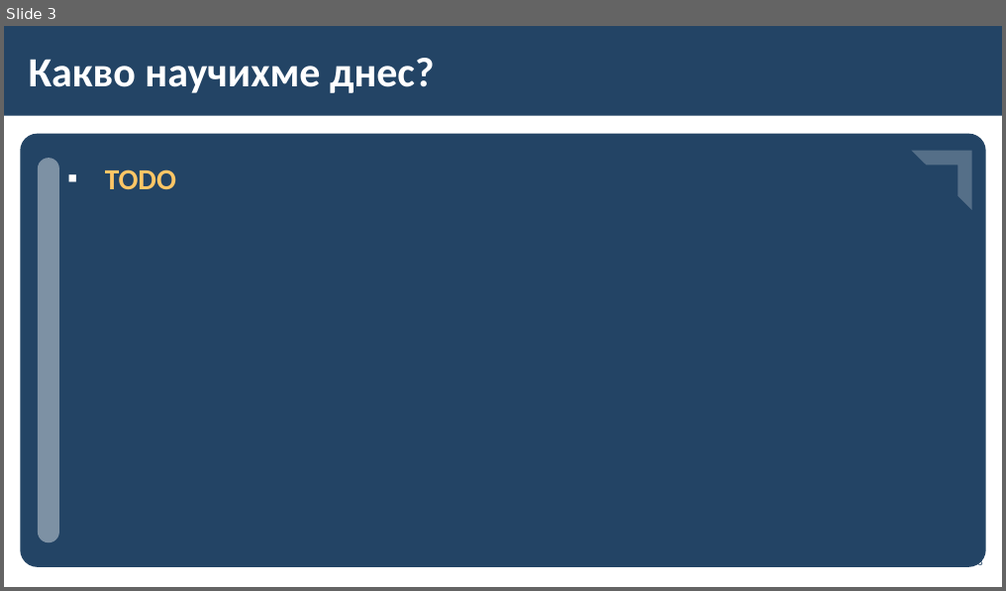
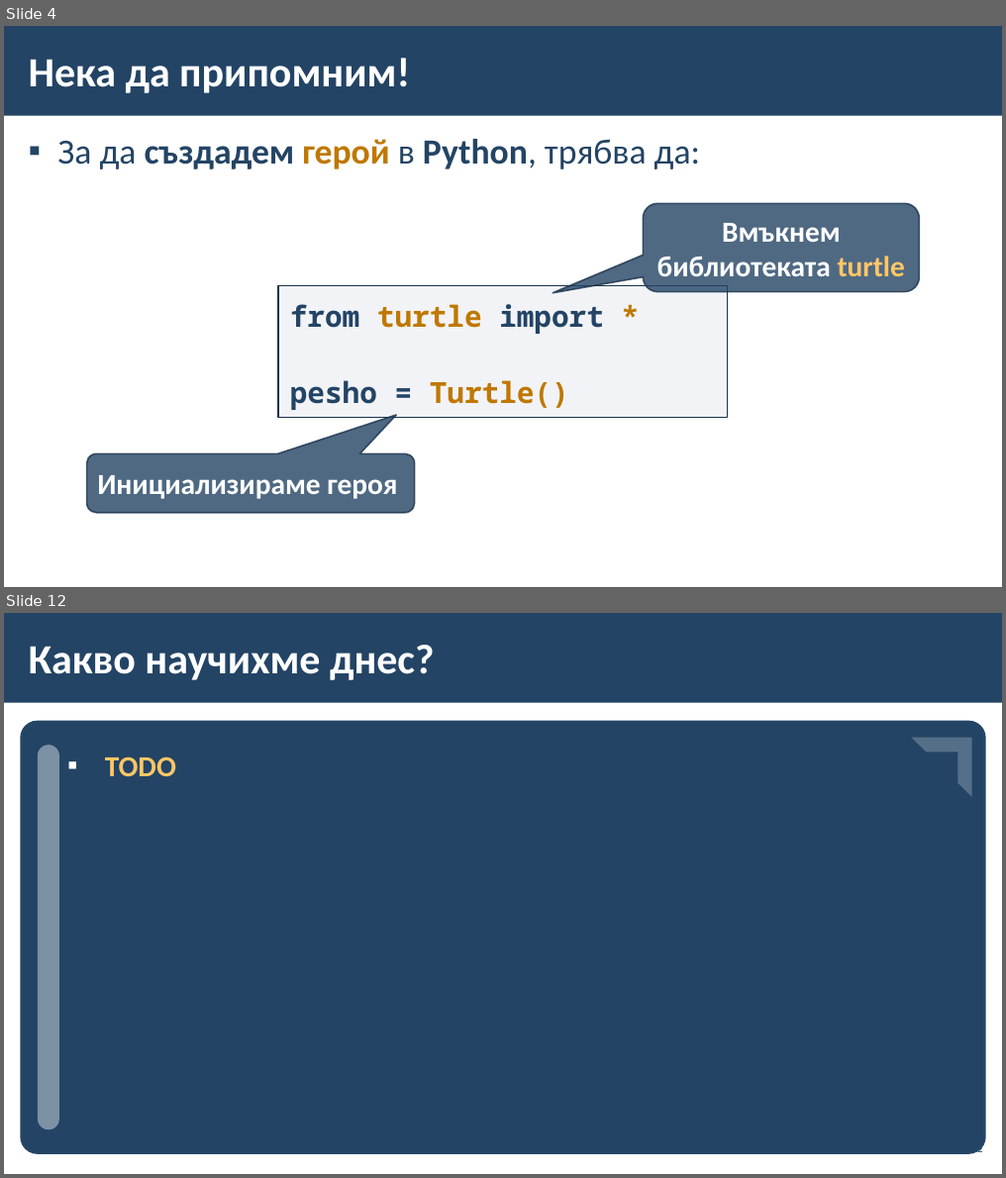
Before and after one commit to BG-IT-Edu/School-Programming, a slide deck: Courses/Computer-Modeling-and-IT/Computer-Modeling-and-IT-6-Class/32-Creating-and-Modifying-a-Character/32-Creating-and-Modifying-a-Character.pptx. Shown one above the other, each under a label of ours: slide 3 before the commit, slides 4 and 12 after it; the slides between them are not shown. The pictures are 1006x591 and 1006x1178 pixels, drawn with LibreOffice and Linux fonts; fonts in the diff are those of the drawing; background and template pictures are left out. Boxes give left, top, right and bottom in pixels: in the first picture for what was removed or moved away, otherwise in the second. Text is boxed around its words. In the diff, an @@ line names an element or a change of style, - is before the commit and + after.

```diff
--- a/Courses/Computer-Modeling-and-IT/Computer-Modeling-and-IT-6-Class/32-Creating-and-Modifying-a-Character/32-Creating-and-Modifying-a-Character.pptx
+++ b/Courses/Computer-Modeling-and-IT/Computer-Modeling-and-IT-6-Class/32-Creating-and-Modifying-a-Character/32-Creating-and-Modifying-a-Character.pptx
@@ slide 4 added at (x1=4, y1=26, x2=1002, y2=587), background #FFFFFF; not listed: 1 template element that a slide beside it also shows @@
@@ title added at (x1=29, y1=58, x2=410, y2=93), 40 pt, text #FFFFFF, bold @@
+Нека да припомним!
@@ text added at (x1=57, y1=139, x2=701, y2=170), 34 pt, text #234465, bold @@
+▪ За да създадем герой в Python, трябва да:
@@ rounded speech box added at (x1=644, y1=203, x2=920, y2=291), fill #234465 at 80% opacity, outline #1A334C 1.5 pt, 28 pt, text #FFFFFF, bold @@
+Вмъкнем библиотеката turtle
@@ rectangle added at (x1=278, y1=285, x2=727, y2=417), fill #ADB4C3 at 15% opacity, outline #1A334C 1 pt, 28 pt, text #234465, bold @@
+from turtle import *
+pesho = Turtle()
@@ rounded speech box added at (x1=87, y1=455, x2=415, y2=513), fill #234465 at 80% opacity, outline #1A334C 1.5 pt, 28 pt, text #FFFFFF, bold @@
+Инициализираме героя
@@ what was slide 3 is now slide 12 @@
```
Also in this commit, not shown: 2 slides changed, 8 other slides added, 3 other files.
